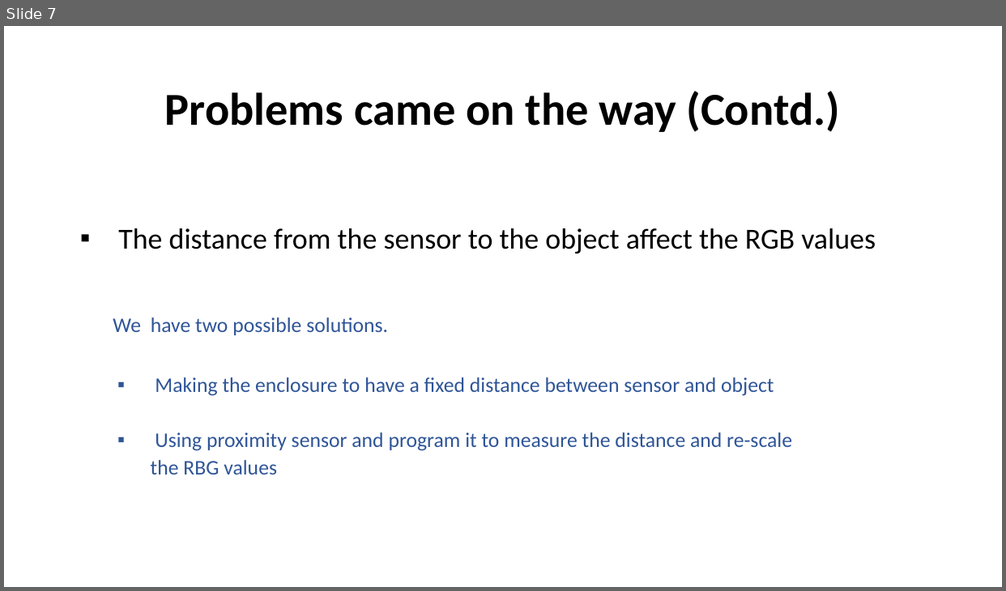
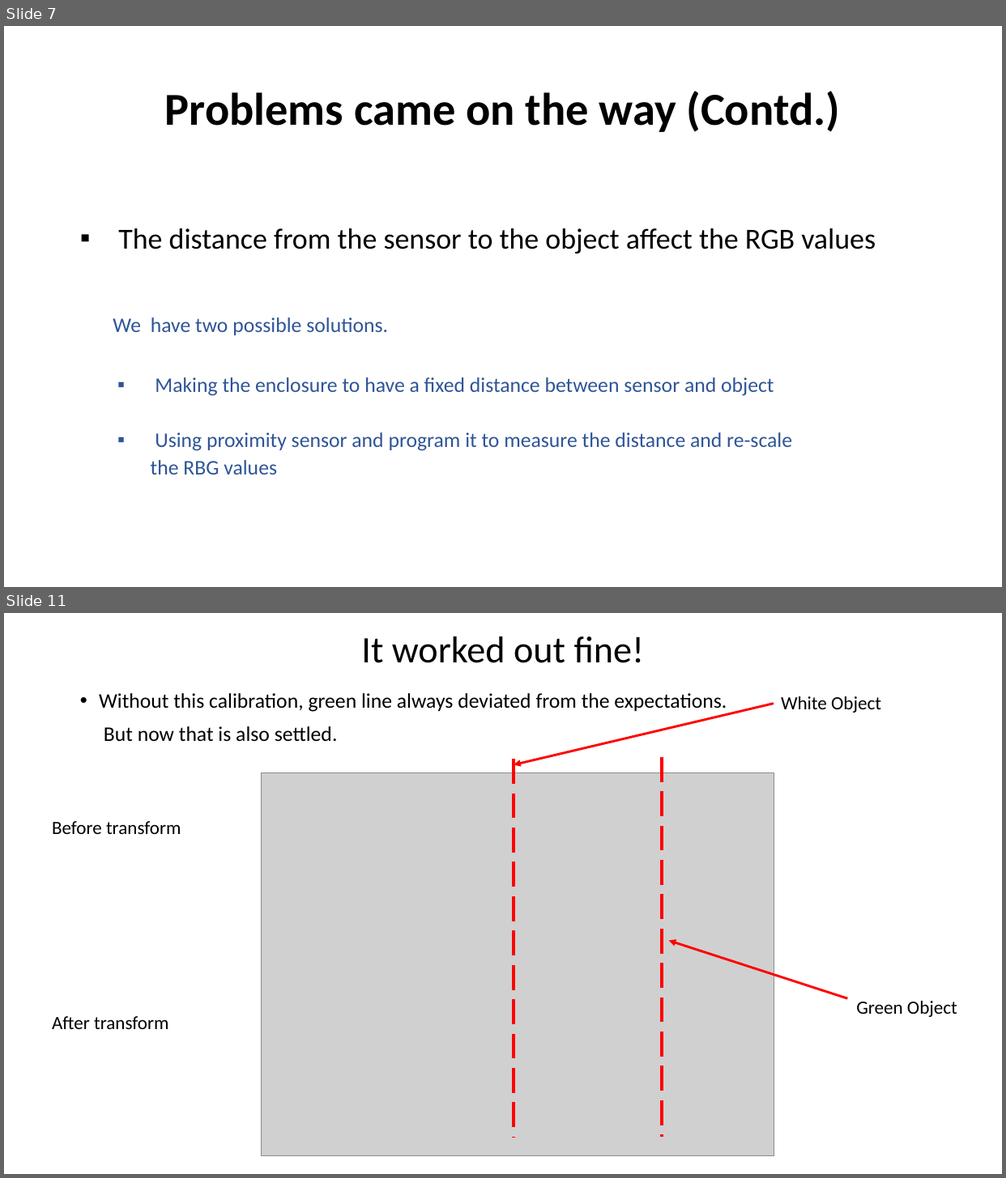
Before and after one commit to Team-Sagittarius-ENTC/RGBsensor, a slide deck: prabhashwara/PROGRESS AND SUMMARY.pptx. Shown one above the other, each under a label of ours: slide 7 before the commit, slides 7 and 11 after it; the slides between them are not shown. The pictures are 1006x591 and 1006x1178 pixels, drawn with LibreOffice and Linux fonts; fonts in the diff are those of the drawing; grey boxes stand for pictures. Boxes give left, top, right and bottom in pixels: in the first picture for what was removed or moved away, otherwise in the second. Text is boxed around its words. In the diff, an @@ line names an element or a change of style, - is before the commit and + after.

```diff
--- a/prabhashwara/PROGRESS AND SUMMARY.pptx
+++ b/prabhashwara/PROGRESS AND SUMMARY.pptx
@@ slide 11 added at [4,613,1002,1174], background #FFFFFF @@
@@ title added at [361,636,645,663], 36 pt, text #000000 @@
+It worked out fine!
@@ text added at [99,693,727,742], 20 pt, text #000000 @@
+• Without this calibration, green line always deviated from the expectations.
+But now that is also settled.
@@ arrow added from (774, 704) to (513, 765), #FF0000 2.25 pt @@
@@ text added at [781,696,881,713], 18 pt, text #000000 @@
+White Object
@@ line added from (662, 756) to (662, 1137), #FF0000 3 pt dashed @@
@@ picture added at [262,773,774,1157] @@
@@ line added from (513, 759) to (513, 1137), #FF0000 3 pt dashed @@
@@ text added at [52,821,181,834], 18 pt, text #000000 @@
+Before transform
@@ arrow added from (848, 999) to (669, 941), #FF0000 2.25 pt @@
@@ text added at [856,1001,957,1017], 18 pt, text #000000 @@
+Green Object
@@ text added at [52,1016,169,1029], 18 pt, text #000000 @@
+After transform
```
Also in this commit, not shown: 7 other slides added, 1 slide removed, 1 other file.
